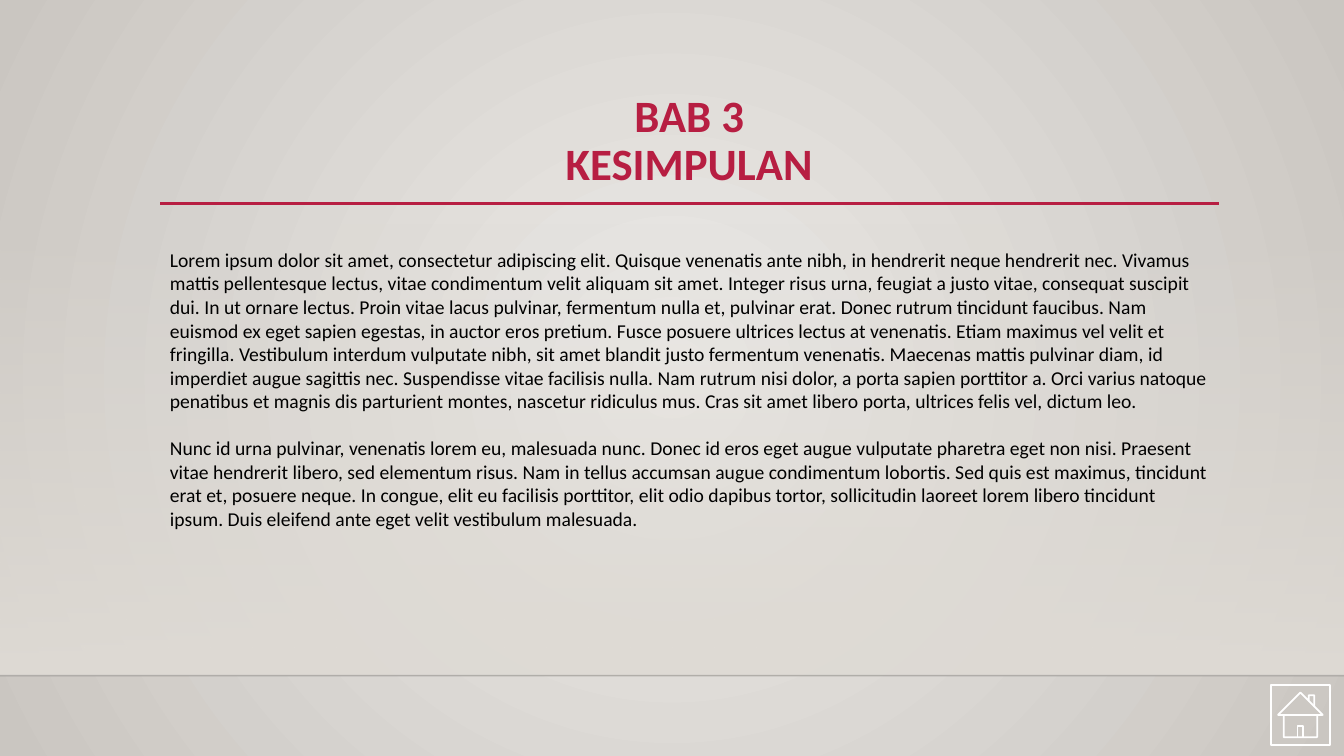
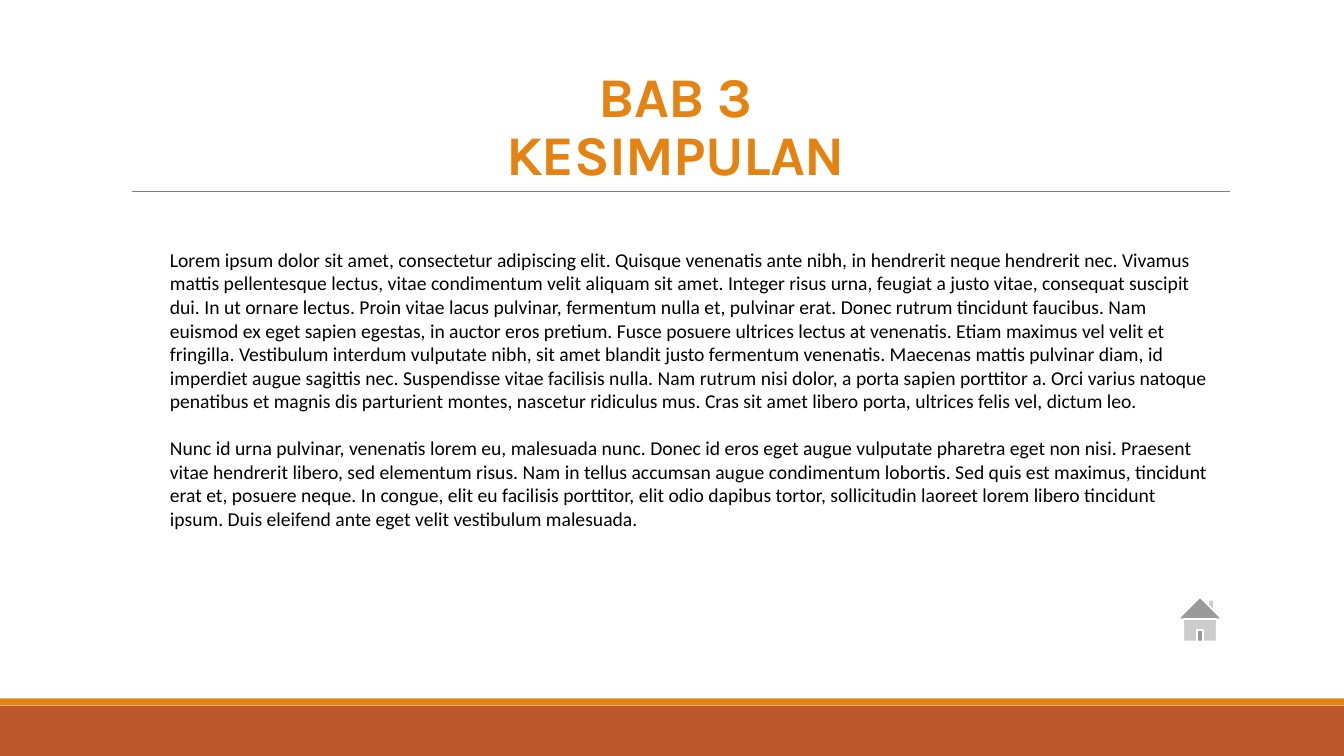
Before and after one commit to onysu/kursus, a slide deck: slide 4 of assets/files/presentasi-interaktif.pptx. Drawn at 1344x756 pixels with LibreOffice and Linux fonts; fonts in the diff are those of the drawing; background and template pictures are left out. Boxes give left, top, right and bottom in pixels: in the first picture for what was removed or moved away, otherwise in the second. Text is boxed around its words. In the diff, an @@ line names an element or a change of style, - is before the commit and + after.

```diff
--- a/assets/files/presentasi-interaktif.pptx
+++ b/assets/files/presentasi-interaktif.pptx
@@ background gradient #ECEAE7 to #CAC7C1 to #FFFFFF @@
@@ title "BAB 3 KESIMPULAN": place and size @@
-title "BAB 3 KESIMPULAN" at box(566, 102, 813, 181)
+title "BAB 3 KESIMPULAN" at box(506, 80, 844, 176)
@@ title "BAB 3 KESIMPULAN" at box(506, 80, 844, 176): size 32 to 40 pt, font Calibri to Karla, text colour #B71E42 to #E48312, letter spacing 0 to -0.5 pt; line spacing 0.9 to 0.85; vertical alignment top to bottom @@
@@ line moved from (160, 204) - (1220, 204) to (132, 192) - (1231, 192) @@
@@ line (132, 192) - (1231, 192): stroke #B71E42 2.5 pt to #808080 0.5 pt @@
@@ rectangle removed at box(0, 223, 1344, 676) @@
@@ action button home added at box(1171, 590, 1230, 649), fill #FFFFFF, outline #FFFFFF 1.25 pt @@
@@ line removed from (0, 676) to (1344, 676) @@
@@ action button home removed at box(1271, 686, 1331, 745) @@
@@ rectangle added at box(0, 706, 1344, 756), fill #BD582C @@
@@ rectangle added at box(0, 699, 1344, 706), fill #E48312 @@
```
Also in this commit, not shown: 4 other slides changed, 2 other files.
